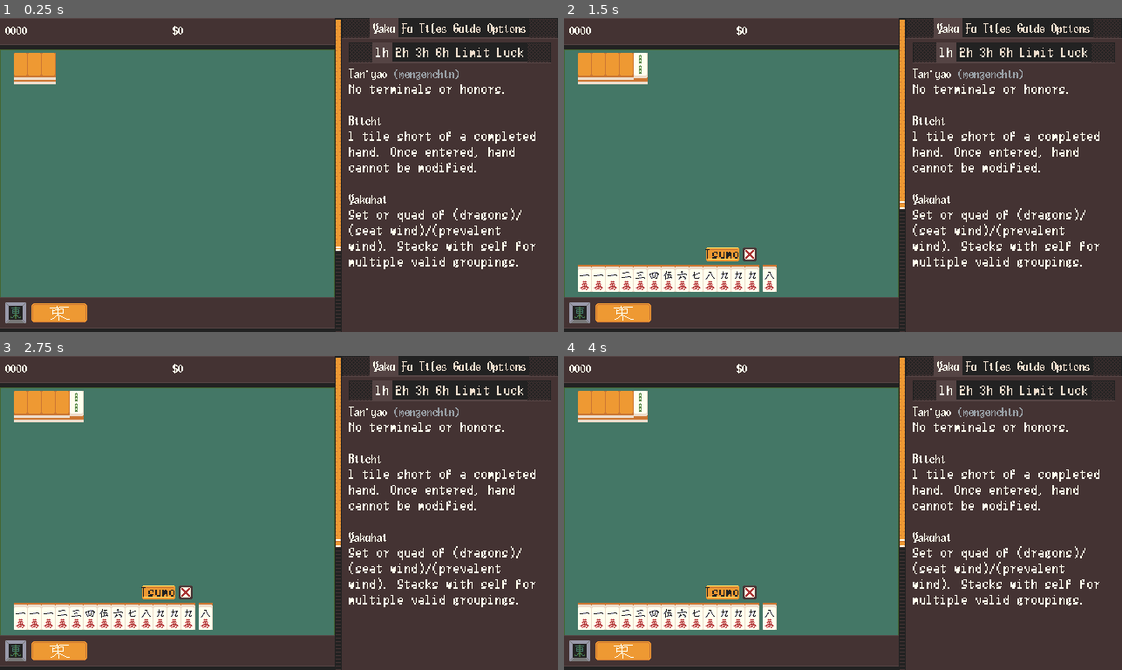
Above: before the commit, frames 1-4 (two rows, left to right).
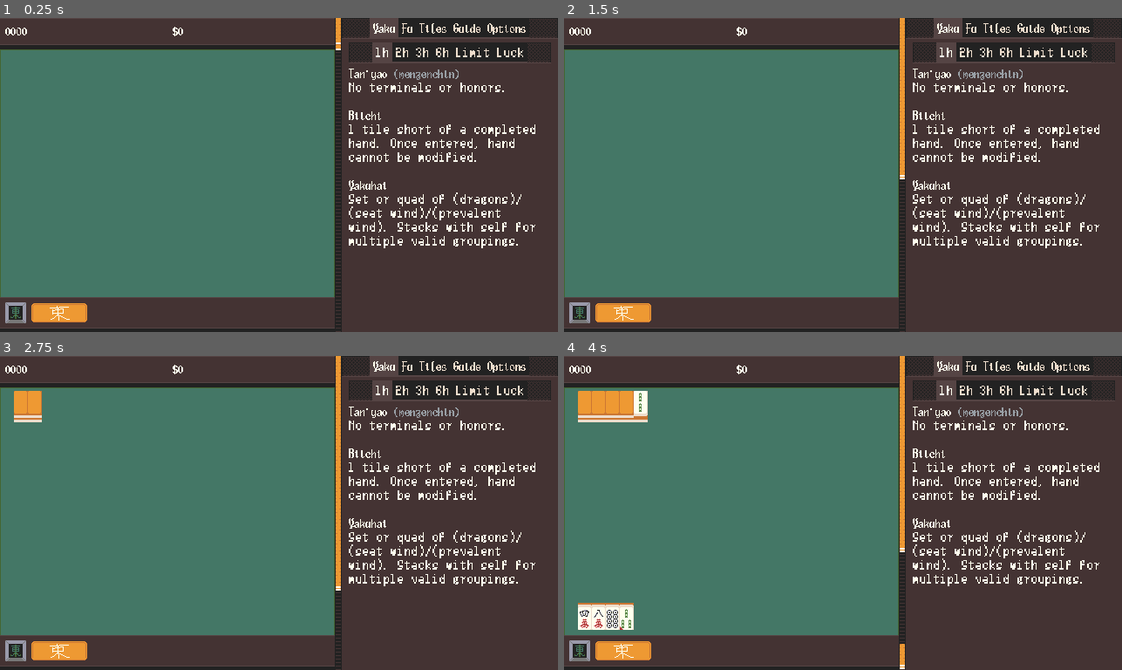
Above: after the commit, the same moments.

Repository: nanahyakuman/ultimahjong
Game: Godot game, scene res://root.tscn
Same seed, same stepped clock (60 frames per second), same inputs: the game is played once before the commit and once after it.
Inputs (mouse positions are in pixels of both pictures, inside the frame that each line leads up to):
- Up to frame 1 (0.25 s): no input
- Up to frame 2 (1.5 s): drag from (586, 71) to (898, 105) at 0.52 s; drag from (597, 71) to (815, 237) at 1.27 s
- Up to frame 3 (2.75 s): tap Enter at 2 s; move the mouse to (50, 409) at 2.02 s; click (50, 409) at 2.17 s
- Up to frame 4 (4 s): drag from (625, 409) to (675, 465) at 2.77 s; drag from (642, 409) to (870, 513) at 3.52 s

The runs differ from the first frame. In frame 1, 4.7% of the frame differs, in the area x 0-96%, y 0-80%; in frame 2, 8.2%, in the area x 0-96%, y 0-88%; in frame 3, 7.7%; in frame 4, 6.3%.

Commit message:
better drawing and anims

Diff:
--- /dev/null
+++ b/AnimTimer.gd
@@ -0,0 +1,11 @@
+extends Timer
+
+var anim_speed_mod =1.0
+
+func start_get(time: float) -> Timer:
+	start(time)
+	return self
+
+func start_mod(time: float) -> Timer:
+	start(time / anim_speed_mod)
+	return self
--- a/GUIManager.gd
+++ b/GUIManager.gd
@@ -2,7 +2,6 @@
 
 const SIZE = 22
 
-@export var tile_tex: Texture2D
 @export var tile_graphic: PackedScene
 @export var tile_size = Vector2i(16,32)
 
@@ -89,3 +88,9 @@
 
 func update_wall_count(c: int):
 	graphic_tile_counter.update_wall_count(c)
+
+func increment_dead_wall_count(c: int):
+	graphic_tile_counter.increment_dead_wall_count(c)
+
+func reset_dead_wall_count():
+	graphic_tile_counter.reset_dead_wall_count()
--- a/GraphicTileCounter.gd
+++ b/GraphicTileCounter.gd
@@ -2,6 +2,8 @@
 
 @onready var tile_counter = $TileCounter
 @onready var end = $End
+@onready var dead_tile_counter = $DeadTileCounter
+@onready var dead_tile_end = $DeadTileEnd
 
 @onready var textures = [preload("res://image/tilecounter_end_odd.png"), preload("res://image/tilecounter_end_even.png"), preload("res://image/tilecounter_end_final.png")]
 
@@ -10,5 +12,19 @@
 	tile_counter.size.y = ((c-1) / 2) * 4
 	end.position.y = tile_counter.size.y + tile_counter.position.y
 	end.texture = textures[(c+1)%2]
+	end.visible = c > 0
 	if c == 1:
 		end.texture = textures[2]
+
+func reset_dead_wall_count():
+	dead_tile_counter.size.y = 0
+
+	dead_tile_end.visible = false
+	dead_tile_counter.visible = false
+
+# this rounds to the nearest even atm.
+func increment_dead_wall_count(add: int):
+	dead_tile_counter.size.y += add/2*4
+
+	dead_tile_end.visible = dead_tile_counter.size.y > 0
+	dead_tile_counter.visible = dead_tile_end.visible
--- a/MahjongManager.gd
+++ b/MahjongManager.gd
@@ -10,13 +10,17 @@
 @onready var tile_sfx_player = $TileOnTable
 @onready var call_sfx_player = $CallMade
 @onready var root = $"../../.."
+@onready var anim_timer = $AnimTimer
 
 # how many discards inbetween each player draw
 var OPPONENT_DISCARDS = 3
 # how many kan tiles to draw
 var KAN_SIZE = 5
-# how many tiles to void at the start of each round
-var DEAD_TILES = 20#13*3
+# base size of the hand
+var BASE_HAND_SIZE = 13
+#  amount of tiles to kill at the start. (it's the present value * 3).
+# this should be an even number or the dead wall display will break
+var TILES_DEAD_PER_4_PLAYER_DRAWS = 12
 
 var wall = [] # of `MTile`s
 var hand = [] # of `MTile`s
@@ -45,24 +49,23 @@
 	gui_manager.update_tsumo([])
 	gui_manager.update_opp_discard([])
 	gui_manager.update_made_calls([])
-
+	gui_manager.update_kan_dora([],0)
+	gui_manager.update_hand([])
+	gui_manager.reset_dead_wall_count()
+	gui_manager.update_wall_count(0)
 
 	increment_winds()
 
 	await init_wall()
 
+	await anim_timer.start_mod(.15).timeout
+
 	for i in KAN_SIZE:
-		await get_tree().create_timer(.05).timeout
+		await anim_timer.start_mod(.1).timeout
 		tile_sfx_player.play()
 		draw_kan_dora()
 
-	# kill a lot of tiles, simulating enemy hands
-	for i in DEAD_TILES:
-		get_next_from_wall()
-		tile_sfx_player.play()
-		await get_tree().create_timer(.03).timeout
-
-	await get_tree().create_timer(.1).timeout
+	await anim_timer.start_mod(.15).timeout
 
 	await draw_hand()
 
@@ -89,12 +92,44 @@
 	ura_dora.clear()
 	called_hand.clear()
 
+	for i in wall.size():
+		await anim_timer.start_get(.01).timeout
+		gui_manager.update_wall_count(i+1)
+		tile_sfx_player.play()
+
+
 func draw_hand():
-#	for i in 13:
-#		hand.append(get_next_from_wall())
-#		tile_sfx_player.play()
-#		update_hand_label()
-#		await get_tree().create_timer(.05).timeout
+	# the chaining looks dopey but it lets us draw by sets of
+	# 4 (admittedly mostly for effect).
+	for i in int(BASE_HAND_SIZE/4):
+		await anim_timer.start_mod(.15).timeout
+		hand.append(get_next_from_wall())
+		hand.append(get_next_from_wall())
+		hand.append(get_next_from_wall())
+		hand.append(get_next_from_wall())
+		call_sfx_player.play()
+		update_hand_label()
+		for j in TILES_DEAD_PER_4_PLAYER_DRAWS/4:
+			await anim_timer.start_mod(.15).timeout
+			get_next_from_wall()
+			get_next_from_wall()
+			get_next_from_wall()
+			get_next_from_wall()
+			gui_manager.increment_dead_wall_count(4)
+			call_sfx_player.play()
+		if TILES_DEAD_PER_4_PLAYER_DRAWS%4 != 0:
+			await anim_timer.start_mod(.15).timeout
+			for j in TILES_DEAD_PER_4_PLAYER_DRAWS%4:
+				get_next_from_wall()
+			gui_manager.increment_dead_wall_count(TILES_DEAD_PER_4_PLAYER_DRAWS%4)
+			call_sfx_player.play()
+
+	for i in BASE_HAND_SIZE%4:
+		await anim_timer.start_mod(.15).timeout
+		hand.append(get_next_from_wall())
+		tile_sfx_player.play()
+		update_hand_label()
+
 #	hand.append(MTile.new(MTile.SUITS.SPECIAL, MTile.SPECIALS.CHUN))
 #	hand.append(MTile.new(MTile.SUITS.SPECIAL, MTile.SPECIALS.CHUN))
 #	hand.append(MTile.new(MTile.SUITS.SPECIAL, MTile.SPECIALS.CHUN))
@@ -108,20 +143,22 @@
 #	hand.append(MTile.new(MTile.SUITS.MAN, 2))
 #	hand.append(MTile.new(MTile.SUITS.MAN, 1))
 #	hand.append(MTile.new(MTile.SUITS.MAN, 1))
-	hand.append(MTile.new(MTile.SUITS.MAN, 1))
-	hand.append(MTile.new(MTile.SUITS.MAN, 1))
-	hand.append(MTile.new(MTile.SUITS.MAN, 1))
-	hand.append(MTile.new(MTile.SUITS.MAN, 2))
-	hand.append(MTile.new(MTile.SUITS.MAN, 3))
-	hand.append(MTile.new(MTile.SUITS.MAN, 4))
-	hand.append(MTile.new(MTile.SUITS.MAN, 5))
-	hand.append(MTile.new(MTile.SUITS.MAN, 6))
-	hand.append(MTile.new(MTile.SUITS.MAN, 7))
-	hand.append(MTile.new(MTile.SUITS.MAN, 8))
-	hand.append(MTile.new(MTile.SUITS.MAN, 9))
-	hand.append(MTile.new(MTile.SUITS.MAN, 9))
-	hand.append(MTile.new(MTile.SUITS.MAN, 9))
-	update_hand_label()
+#	var temp = []
+#	temp.append(MTile.new(MTile.SUITS.MAN, 1))
+#	temp.append(MTile.new(MTile.SUITS.MAN, 1))
+#	temp.append(MTile.new(MTile.SUITS.MAN, 1))
+#	temp.append(MTile.new(MTile.SUITS.MAN, 2, true))
+#	temp.append(MTile.new(MTile.SUITS.MAN, 3))
+#	temp.append(MTile.new(MTile.SUITS.MAN, 4))
+#	temp.append(MTile.new(MTile.SUITS.MAN, 5, true))
+#	temp.append(MTile.new(MTile.SUITS.MAN, 6))
+#	temp.append(MTile.new(MTile.SUITS.MAN, 7))
+#	temp.append(MTile.new(MTile.SUITS.MAN, 8))
+#	temp.append(MTile.new(MTile.SUITS.MAN, 9))
+#	temp.append(MTile.new(MTile.SUITS.MAN, 9, true))
+#	temp.append(MTile.new(MTile.SUITS.MAN, 9))
+#	hand = temp
+#	update_hand_label()
 
 
 func draw_kan_dora():
@@ -164,7 +201,7 @@
 # draw if not
 func do_opp_discard():
 	state = STATE_ANIMATING
-	await get_tree().create_timer(.2).timeout
+	await anim_timer.start_mod(.2).timeout
 
 	if remaining_opp_discards == 0:
 		do_tsumo()
--- a/ScoringRoot.gd
+++ b/ScoringRoot.gd
@@ -11,14 +11,14 @@
 func update_scoring(scoring_info: ScoringInfo, fu: int, han: int, points:int, mult: int):
 	han_names.clear()
 	han_points.clear()
-	han_points.append_text("[right]")
+	han_points.append_text("[right][color=%s]" % COL.YELLOW)
 	for h in scoring_info.hans:
 		han_names.append_text(h.nam + "\n")
 		han_points.append_text(str(h.han) + " han\n")
 
 	fu_names.clear()
 	fu_points.clear()
-	fu_points.append_text("[right]")
+	fu_points.append_text("[right][color=%s]" % COL.LBLUE)
 	for f in scoring_info.fus:
 		if f.fu == 0:
 			continue
@@ -26,4 +26,4 @@
 		fu_points.append_text(str(f.fu) + " fu\n")
 
 	calc.clear()
-	calc.text = "[center][b]%d×2[/b](2+%d)[b]×%d=\n%d" % [fu, han, mult, points]
+	calc.text = "[center][b][color=%s]%d[/color]×2[/b](2+[color=%s]%d[/color])[b]×%d=\n[color=%s]%d[/color]" % [COL.LBLUE, fu, COL.YELLOW, han, mult, COL.WHITE, points]
--- /dev/null
+++ b/global/Colors.gd
@@ -0,0 +1,9 @@
+extends Node
+
+const ORANGE = "ee9933"
+const YELLOW = "ffdd66"
+const LBLUE  = "9999aa"
+const AQUA   = "447766"
+const TAN    = "eeddcc"
+const WHITE  = "ffffee"
+const GREY   = "777777"
--- a/project.godot
+++ b/project.godot
@@ -20,6 +20,7 @@
 FuncKeys="*res://global/FuncKeys.gd"
 TileGraphicKnower="*res://global/TileGraphicKnower.gd"
 ALL_YAKU="*res://global/AllYaku.gd"
+COL="*res://global/Colors.gd"
 
 [display]
 
--- a/root.tscn
+++ b/root.tscn
@@ -15,6 +15,7 @@
 [ext_resource type="Texture2D" uid="uid://qfsu5y82t8jk" path="res://image/prevwindindicator.png" id="8_heinv"]
 [ext_resource type="Texture2D" uid="uid://cerxwhe2cssp0" path="res://image/tableedge.png" id="8_hy522"]
 [ext_resource type="Script" path="res://GUIManager.gd" id="9_1ntl1"]
+[ext_resource type="Script" path="res://AnimTimer.gd" id="9_r8218"]
 [ext_resource type="Texture2D" uid="uid://njfot1si4chf" path="res://image/tablediv.png" id="10_kbaim"]
 [ext_resource type="Texture2D" uid="uid://6selxoc8faj5" path="res://image/table_top.png" id="11_a4xxf"]
 [ext_resource type="Script" path="res://MenuTileHolder.gd" id="11_gc23v"]
@@ -24,7 +25,6 @@
 [ext_resource type="Texture2D" uid="uid://dbnpkxetohid0" path="res://image/call_ignore.png" id="13_qhnc0"]
 [ext_resource type="Script" path="res://CallGraphic.gd" id="13_wfhtv"]
 [ext_resource type="Script" path="res://GraphicTileCounter.gd" id="13_x2gyd"]
-[ext_resource type="Texture2D" uid="uid://ccdv7r4ga7o3t" path="res://image/tiles.png" id="15_8u0tq"]
 [ext_resource type="Texture2D" uid="uid://ch4nr70j7xj74" path="res://image/tilecounter_end_odd.png" id="15_tgg3l"]
 [ext_resource type="Script" path="res://ShopRoot.gd" id="19_bnl3p"]
 [ext_resource type="Texture2D" uid="uid://bxt2na0s3mabw" path="res://image/call_indicator_gold.png" id="19_idqi3"]
@@ -37,6 +37,7 @@
 [ext_resource type="FontFile" uid="uid://dmoumxbcf3gn" path="res://text/font/Body2.png" id="28_jde07"]
 [ext_resource type="Texture2D" uid="uid://c30qiclh2lxb4" path="res://image/cursor.png" id="30_7lply"]
 [ext_resource type="Script" path="res://Cursor.gd" id="31_y04dm"]
+[ext_resource type="Texture2D" uid="uid://blxlrv0jsh5hx" path="res://image/tilecounter_end_even.png" id="33_ykpb6"]
 
 [sub_resource type="StyleBoxTexture" id="StyleBoxTexture_122ig"]
 content_margin_left = 8.0
@@ -113,6 +114,9 @@
 stream = ExtResource("7_358eq")
 pitch_scale = 0.3
 
+[node name="AnimTimer" type="Timer" parent="HBoxContainer/MahjongRoot/MahjongManager"]
+script = ExtResource("9_r8218")
+
 [node name="GUIManager" type="Control" parent="HBoxContainer/MahjongRoot"]
 layout_mode = 1
 anchors_preset = 15
@@ -121,7 +125,6 @@
 grow_horizontal = 2
 grow_vertical = 2
 script = ExtResource("9_1ntl1")
-tile_tex = ExtResource("15_8u0tq")
 tile_graphic = ExtResource("6_3ag2w")
 
 [node name="MadeCalls" type="HBoxContainer" parent="HBoxContainer/MahjongRoot/GUIManager"]
@@ -518,15 +521,15 @@
 script = ExtResource("21_yhd2i")
 
 [node name="Window" type="PanelContainer" parent="HBoxContainer/MahjongRoot/ScoringRoot"]
-custom_minimum_size = Vector2(200, 0)
+custom_minimum_size = Vector2(160, 0)
 layout_mode = 1
 anchors_preset = 1
 anchor_left = 1.0
 anchor_right = 1.0
-offset_left = -214.0
-offset_top = 14.0
-offset_right = -14.0
-offset_bottom = 76.0
+offset_left = -170.0
+offset_top = 10.0
+offset_right = -10.0
+offset_bottom = 72.0
 grow_horizontal = 0
 theme_override_styles/panel = SubResource("StyleBoxTexture_122ig")
 
@@ -535,6 +538,7 @@
 
 [node name="Title" type="RichTextLabel" parent="HBoxContainer/MahjongRoot/ScoringRoot/Window/VBoxContainer"]
 layout_mode = 2
+theme_override_colors/default_color = Color(0.933333, 0.866667, 0.8, 1)
 bbcode_enabled = true
 text = "[center][b]Scoring[/b][/center]
 "
@@ -546,6 +550,7 @@
 [node name="Names" type="RichTextLabel" parent="HBoxContainer/MahjongRoot/ScoringRoot/Window/VBoxContainer/Han"]
 layout_mode = 2
 size_flags_horizontal = 3
+theme_override_colors/default_color = Color(0.933333, 0.866667, 0.8, 1)
 bbcode_enabled = true
 fit_content = true
 
@@ -565,6 +570,7 @@
 [node name="Names" type="RichTextLabel" parent="HBoxContainer/MahjongRoot/ScoringRoot/Window/VBoxContainer/Fu"]
 layout_mode = 2
 size_flags_horizontal = 3
+theme_override_colors/default_color = Color(0.933333, 0.866667, 0.8, 1)
 bbcode_enabled = true
 fit_content = true
 
@@ -580,6 +586,7 @@
 
 [node name="Calc" type="RichTextLabel" parent="HBoxContainer/MahjongRoot/ScoringRoot/Window/VBoxContainer"]
 layout_mode = 2
+theme_override_colors/default_color = Color(0.933333, 0.866667, 0.8, 1)
 bbcode_enabled = true
 fit_content = true
 
@@ -676,26 +683,36 @@
 script = ExtResource("13_x2gyd")
 
 [node name="TileCounter" type="TextureRect" parent="HBoxContainer/GraphicTileCounter"]
-layout_mode = 1
-anchors_preset = 15
-anchor_right = 1.0
-anchor_bottom = 1.0
-offset_top = 2.0
-grow_horizontal = 2
-grow_vertical = 2
+layout_mode = 0
+offset_right = 8.0
 texture = ExtResource("11_s1nfs")
 expand_mode = 1
 stretch_mode = 1
 
 [node name="End" type="TextureRect" parent="HBoxContainer/GraphicTileCounter"]
 layout_mode = 1
-anchors_preset = 15
-anchor_right = 1.0
-anchor_bottom = 1.0
-grow_horizontal = 2
-grow_vertical = 2
+offset_right = 8.0
+offset_bottom = 16.0
 texture = ExtResource("15_tgg3l")
 stretch_mode = 2
+
+[node name="DeadTileEnd" type="TextureRect" parent="HBoxContainer/GraphicTileCounter"]
+layout_mode = 1
+offset_top = 350.0
+offset_right = 8.0
+offset_bottom = 366.0
+texture = ExtResource("33_ykpb6")
+stretch_mode = 2
+
+[node name="DeadTileCounter" type="TextureRect" parent="HBoxContainer/GraphicTileCounter"]
+layout_mode = 2
+offset_top = 354.0
+offset_right = 8.0
+offset_bottom = 363.0
+scale = Vector2(1, -1)
+texture = ExtResource("11_s1nfs")
+expand_mode = 1
+stretch_mode = 1
 
 [node name="Sidebar" type="ColorRect" parent="HBoxContainer"]
 layout_mode = 2
@@ -841,12 +858,14 @@
 theme_override_constants/table_h_separation = 10
 bbcode_enabled = true
 text = "[b]Special[/b]
+Assorted Fu awards.
 Base: 20
-Win by ron with an otherwise closed hand (Menzenkafu): 10
+Closed Ron: 10
 Win by tsumo: 2
 Chiitoitsu: exactly 25
 
 [b]Grouping[/b]
+Fu awarded for each grouping in your hand.
 [table=3]
 [cell]Type[/cell][cell]Normal[/cell][cell]Yakuhai[/cell]
 [cell]Any Run[/cell][cell]0[/cell][cell]N/A[/cell]
@@ -858,7 +877,7 @@
 [/table]
 
 [b]Waits[/b]
-See Guide/Waits for more info.
+Fu awarded for your final wait. See Guide/Waits for more info.
 [table=2]
 [cell]1-sided[/cell][cell]2[/cell]
 [cell]2-sided[/cell][cell]0[/cell]
--- a/theme.tres
+++ b/theme.tres
@@ -77,7 +77,6 @@
 Fonts/fonts/normal = ExtResource("3_e0qua")
 Panel/styles/panel = SubResource("StyleBoxFlat_1de0v")
 RichTextLabel/colors/default_color = Color(1, 1, 0.933333, 1)
-RichTextLabel/constants/line_separation = 2
 RichTextLabel/fonts/bold_font = ExtResource("2_2v4im")
 RichTextLabel/fonts/normal_font = ExtResource("3_e0qua")
 TabBar/colors/drop_mark_color = Color(1, 1, 0.933333, 1)
--- a/yaku/YakuChecker.gd
+++ b/yaku/YakuChecker.gd
@@ -87,7 +87,7 @@
 				if doras[0].has(t.get_id()):
 					scoring_info.hans.append(ALL_YAKU.YAKUS["Kan Dora"])
 				if doras[1].has(t.get_id()):
-					scoring_info.hans.append(ALL_YAKU.YAKUS["Kan Dora"])
+					scoring_info.hans.append(ALL_YAKU.YAKUS["Ura Dora"])
 				if t.aka:
 					scoring_info.hans.append(ALL_YAKU.YAKUS["Aka Dora"])
 
Binary file added: image/shop_plan.ase
Binary file changed: image/tiles.png
Not shown: 1 places in root.tscn that only renumber resources
Binary file changed: text/font/Title.png
Not shown, changed: todo.txt
